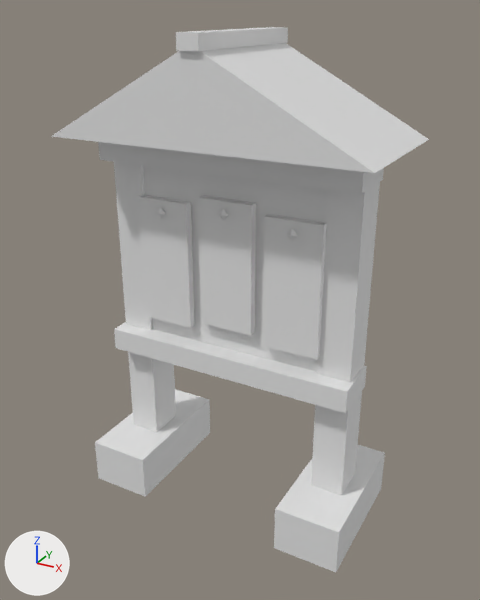
The glTF model art/exports/order-board.gltf, before and after one commit.
Both versions are drawn from a 50 mm camera at (0.897, -1.619, 1.501) aimed at (0.011, -0.008, 0.696). Every picture has the same lights, and +X, +Y and +Z are marked at lower left. The older version comes first. Materials are left out; every surface is plain grey. Vertices at exactly the same position are counted once.

Names of what the first picture shows: 'order-board'.
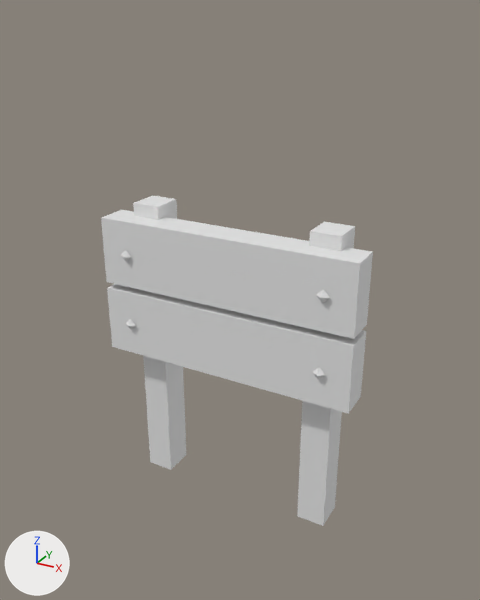
Pixel boxes (x1, y1, x2, y2) of what changed, in the pictures (480 x 600 px; the box of a moved part takes in the faces that stretch with it):
'order-board', reshaped (28% narrower, 39% shorter): before (51, 27, 429, 573); after (101, 196, 373, 526)
part 1 of me_order_board, moved or reshaped: before (156, 207, 165, 218); after (126, 319, 136, 330)
part 2 of me_order_board, moved or reshaped: before (286, 228, 298, 241); after (313, 368, 326, 380)
part 3 of me_order_board, moved or reshaped: before (218, 209, 228, 220); after (121, 250, 131, 262)
part 4 of me_order_board, added: after (316, 289, 330, 303)
part 5 of me_order_board, added: after (133, 196, 186, 470)
part 6 of me_order_board, added: after (297, 222, 355, 526)
part 7 of me_order_board, added: after (107, 284, 366, 414)
part 8 of me_order_board, added: after (101, 210, 373, 339)
part 9 of me_order_board, deleted: before (51, 27, 429, 573)

Patch to the scene script:
```diff
--- a/art/exports/order-board.gltf.py
+++ b/art/exports/order-board.gltf.py
@@ me_order_board @@
 # used by ob_order_board; location = (0.0, 0.0, 0.0)
-me_order_board.from_pydata(...)  # 112 vertices, 164 faces; spans x -0.465..0.465, y -0.24..0.24, z 0.0..1.45
+me_order_board.from_pydata(...)  # 56 vertices, 80 faces; spans x -0.41..0.41, y -0.134..0.05, z 0.0..0.96
+# me_order_board part 1: the loose piece of 6 vertices spanning x -0.228..-0.192, y -0.095..-0.075, z 0.938..0.973 is scaled about its middle by (1.14, 1.25, 1.14), then moved by (-0.11, -0.037, -0.37)
+# me_order_board part 2: the loose piece of 6 vertices spanning x 0.192..0.228, y -0.095..-0.075, z 0.938..0.973 is scaled about its middle by (1.14, 1.25, 1.14), then moved by (0.11, -0.037, -0.37)
+# me_order_board part 3: the loose piece of 6 vertices spanning x -0.018..0.018, y -0.095..-0.075, z 0.962..0.998 is scaled about its middle by (1.14, 1.25, 1.14), then moved by (-0.32, -0.037, -0.165)
+# me_order_board part 4: the loose piece of 6 vertices spanning x 0.192..0.228, y -0.095..-0.075, z 0.938..0.973 is copied, and the copy is scaled about its middle by (1.14, 1.25, 1.14), then moved by (0.11, -0.037, -0.14); it spans x 0.3..0.34, y -0.134..-0.109, z 0.795..0.835
+# me_order_board part 5: a new loose piece, a box spanning x -0.335..-0.245, y -0.05..0.05, z 0.0..0.96
+# me_order_board part 6: a new loose piece, a box spanning x 0.245..0.335, y -0.05..0.05, z 0.0..0.96
+# me_order_board part 7: a new loose piece, a box spanning x -0.41..0.41, y -0.115..-0.015, z 0.48..0.69
+# me_order_board part 8: a new loose piece, a box spanning x -0.41..0.41, y -0.115..-0.015, z 0.71..0.92
+# me_order_board part 9: 12 loose pieces with 94 vertices, spanning x -0.465..0.465, y -0.24..0.24, z 0.0..1.45, are deleted
```
